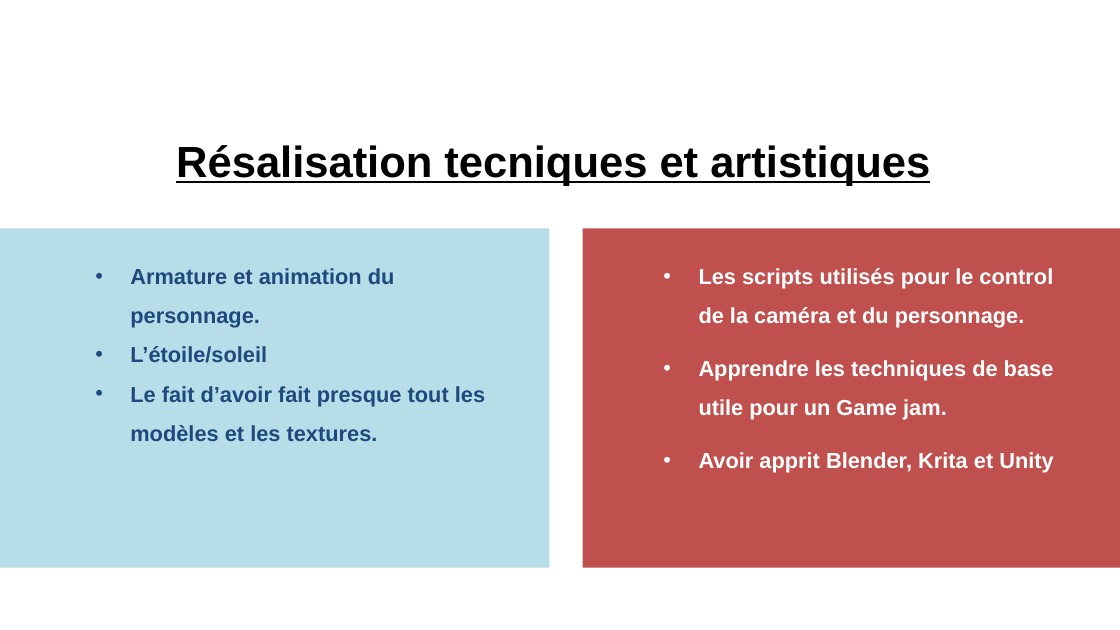
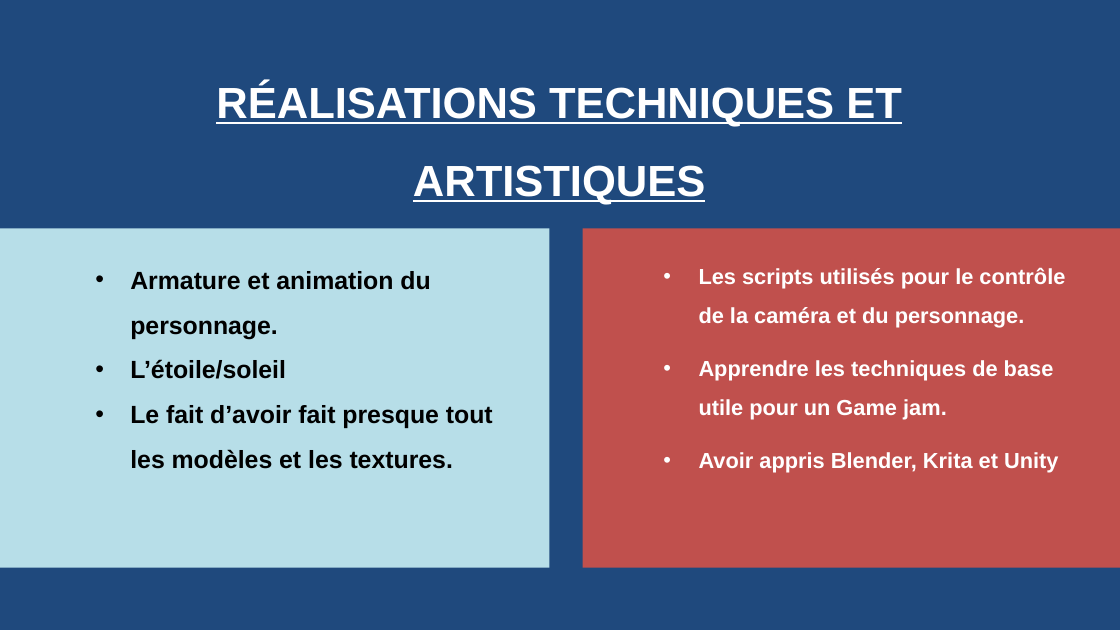
Before and after one commit to LordPet/inf5071_FollowThePills, a slide deck: slide 15 of presentation2.pptx (slide 14 before the commit). Drawn at 1120x630 pixels with LibreOffice and Linux fonts; fonts in the diff are those of the drawing. Boxes give left, top, right and bottom in pixels: in the first picture for what was removed or moved away, otherwise in the second. Text is boxed around its words. In the diff, an @@ line names an element or a change of style, - is before the commit and + after.

```diff
--- a/presentation2.pptx
+++ b/presentation2.pptx
@@ rectangle added at (0, 0, 1120, 630), fill #1F497D @@
@@ rectangle removed at (1083, 0, 1120, 630) @@
@@ text at (216, 83, 902, 205): text changed; text colour #000000 to #FFFFFF @@
-Résalisation tecniques et artistiques
+RÉALISATIONS TECHNIQUES ET ARTISTIQUES
@@ rectangle removed at (1102, 125, 1120, 629) @@
@@ text "Armature et animation du personnage." at (130, 271, 493, 469): size 14 to 16 pt, text colour #1F497D to #000000 @@
@@ text at (699, 267, 1065, 289): text changed @@
-• Les scripts utilisés pour le control de la caméra et du personnage.
+• Les scripts utilisés pour le contrôle de la caméra et du personnage.
@@ text at (699, 452, 1058, 473): text changed @@
-• Avoir apprit Blender, Krita et Unity
+• Avoir appris Blender, Krita et Unity
```
Also in this commit, not shown: 16 other slides changed, 1 slide added.
